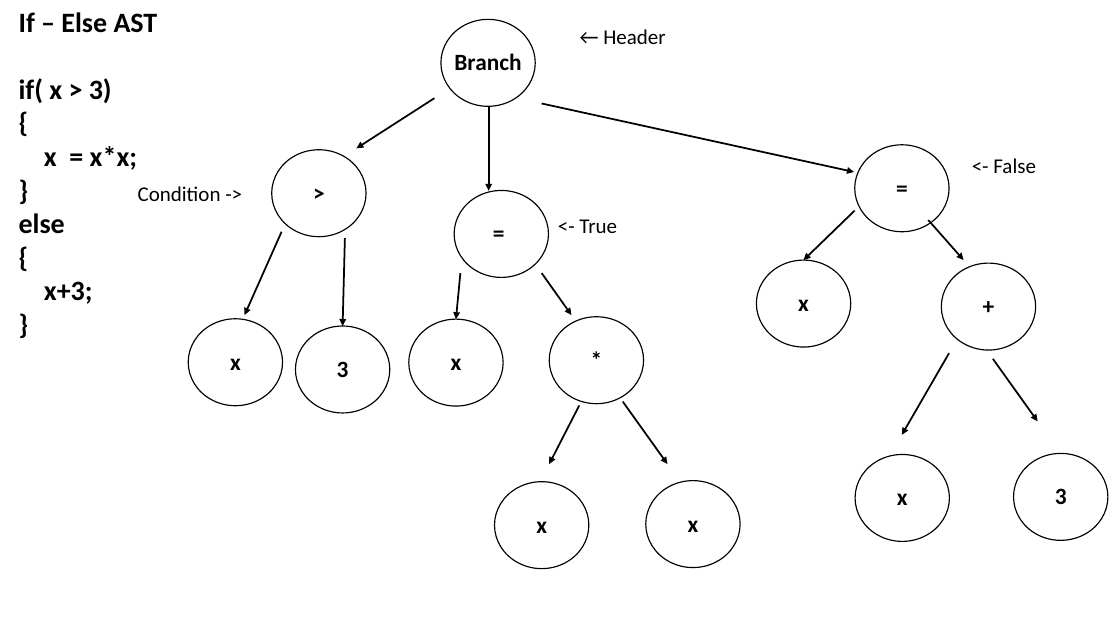
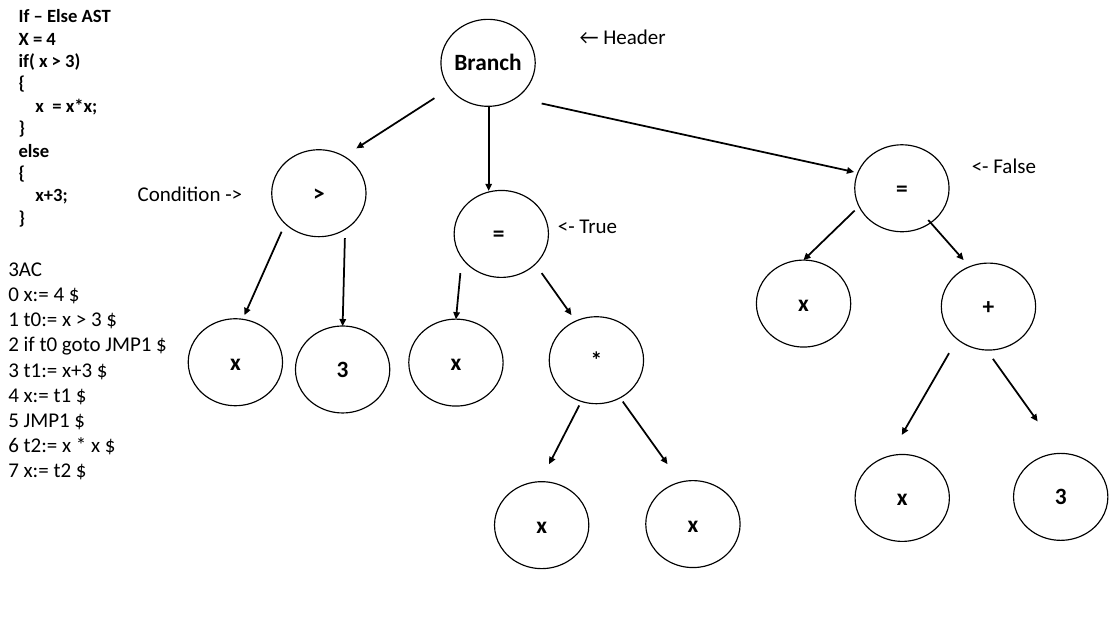
Before and after one commit to ChangJoseph/MeerCode, a slide deck: slide 2 of documentation/Annotated Syntax Trees.pptx. Drawn at 1120x630 pixels with LibreOffice and Linux fonts; fonts in the diff are those of the drawing. Boxes give left, top, right and bottom in pixels: in the first picture for what was removed or moved away, otherwise in the second. Text is boxed around its words. In the diff, an @@ line names an element or a change of style, - is before the commit and + after.

```diff
--- a/documentation/Annotated Syntax Trees.pptx
+++ b/documentation/Annotated Syntax Trees.pptx
@@ text at [19,9,111,204]: size 24 to 16 pt @@
@@ text at [19,33,55,45]: paragraph added @@
+X = 4
@@ text added at [8,262,151,477], 18 pt, text #000000 @@
+3AC
+0 x:= 4 $
+1 t0:= x > 3 $
+2 if t0 goto JMP1 $
+3 t1:= x+3 $
+4 x:= t1 $
+5 JMP1 $
+6 t2:= x * x $
+7 x:= t2 $
```
Also in this commit, not shown: 5 other slides changed.
